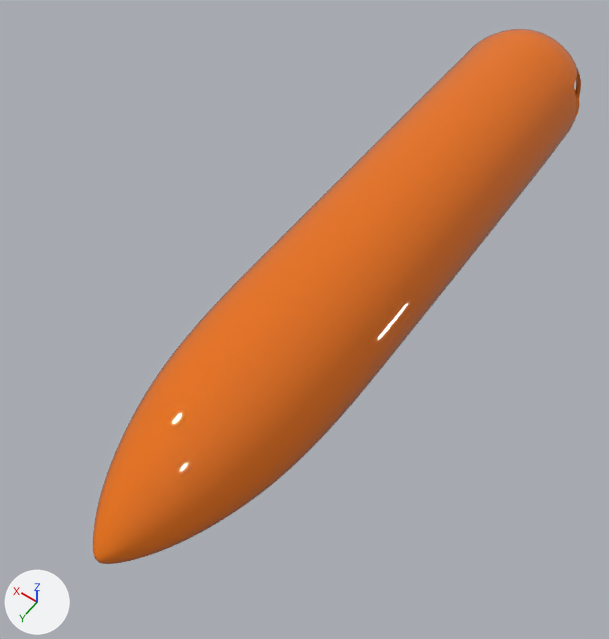
The Blender file BaseAssets/Submarine/sub.blend: old version first, new version second.
Rendered twice from a 50 mm camera at (-2.82, 4.96, 7.9) aimed at (0.24, 0.68, 1.18). Every picture has the same lights, and +X, +Y and +Z are marked at lower left. The older version comes first.
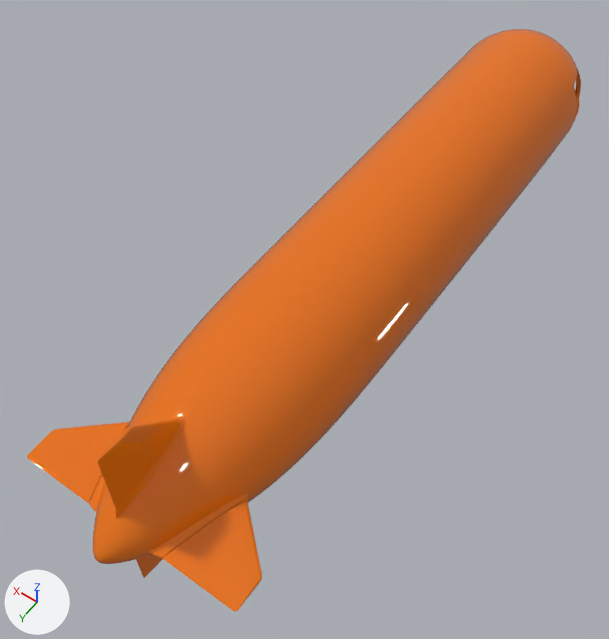
Pixel boxes (x1, y1, x2, y2) of what changed, in the pictures (609 x 639 px):
```json
{"object": "Cube.001", "change": "reshaped", "before": [93, 29, 581, 564], "after": [27, 29, 581, 612], "on screen": "13% wider, 9% taller"}
{"part": 1, "of": "me_cube_002", "change": "added", "after": [27, 422, 262, 612], "on screen": "orange"}
{"part": 2, "of": "me_cube_002", "change": "added", "after": [98, 419, 179, 508], "on screen": "orange"}
{"part": 3, "of": "me_cube_002", "change": "added", "after": [136, 554, 163, 578]}
{"part": 4, "of": "me_cube_002", "change": "added", "after": [89, 427, 248, 558], "on screen": "mostly hidden"}
{"part": 5, "of": "me_cube_002", "change": "added", "after": [116, 416, 186, 519]}
```

Scene script edits in JSON lines:
```json
{"block": "me_cube_002", "where": "# used by ob_cube_001; location = (0.0, 0.0, 1.54)"}
{"op": "remove", "block": "me_cube_002", "code": "me_cube_002.from_pydata(...)  # 799 vertices, 714 faces; spans x 0.0..0.78, y -4.1..3.79, z -0.91..0.78"}
{"op": "add", "block": "me_cube_002", "code": "me_cube_002.from_pydata(...)  # 956 vertices, 834 faces; spans x 0.0..1.13, y -4.1..3.79, z -1.03..1.14"}
{"block": "me_cube_002", "change": "me_cube_002 part 1: a new loose piece of 42 vertices spanning x 0.4..1.13, y 2.71..3.48, z -0.07..0.07, in mat_material_001 (orange #e7720c)"}
{"block": "me_cube_002", "change": "me_cube_002 part 2: a new loose piece of 27 vertices spanning x 0.0..0.07, y 2.71..3.48, z 0.41..1.14, in mat_material_001 (orange #e7720c)"}
{"block": "me_cube_002", "change": "me_cube_002 part 3: a new loose piece of 27 vertices spanning x 0.0..0.07, y 2.78..3.48, z -1.03..-0.41, in mat_material_001 (orange #e7720c)"}
{"block": "me_cube_002", "change": "me_cube_002 part 4: a new loose piece of 27 vertices spanning x 0.25..0.64, y 2.58..3.51, z -0.16..0.16, in mat_material_001 (orange #e7720c)"}
{"block": "me_cube_002", "change": "me_cube_002 part 5: a new loose piece of 17 vertices spanning x 0.0..0.16, y 2.58..3.51, z 0.26..0.65, in mat_material_001 (orange #e7720c)"}
{"block": "me_cube_002", "change": "other edits to the shape of me_cube_002 do not show in these pictures"}
```
